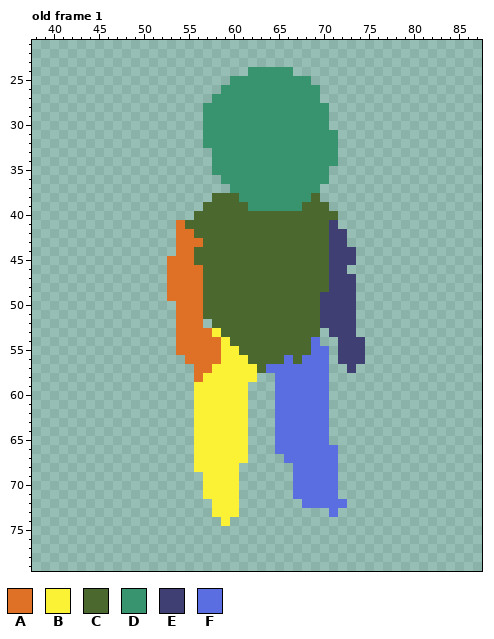
Edited in one commit: pixel-art file (Assets/Assets/Sprites/Aseprite/Player.aseprite). Above: the version before the commit.
128x80 pixels, 1 frame. Shown: old frame 1: x 38..87, y 21..79.
Palette (. is transparent): A #df7126  B #fbf236  C #4b692f  D #37946e  E #3f3f74  F #5b6ee1
Pixels before, old frame 1 (only the part around the change), first column x 38:
21 ................................................
22 ................................................
23 ................................................
24 ........................DDDDD...................
25 ......................DDDDDDDDD.................
26 .....................DDDDDDDDDDD................
27 ....................DDDDDDDDDDDD................
28 ...................DDDDDDDDDDDDDD...............
29 ...................DDDDDDDDDDDDDD...............
30 ...................DDDDDDDDDDDDDD...............
31 ...................DDDDDDDDDDDDDDD..............
32 ...................DDDDDDDDDDDDDDD..............
33 ....................DDDDDDDDDDDDDD..............
34 ....................DDDDDDDDDDDDDD..............
35 ....................DDDDDDDDDDDDD...............
36 .....................DDDDDDDDDDDD...............
37 ......................DDDDDDDDDD................
38 ....................CCCDDDDDDDDC................
39 ...................CCCCCDDDDDDCCC...............
40 ..................CCCCCCCCCCCCCCCC..............
41 ................ACCCCCCCCCCCCCCCCE..............
42 ................AACCCCCCCCCCCCCCCEE.............
43 ................AAACCCCCCCCCCCCCCEE.............
44 ................AACCCCCCCCCCCCCCCEEE............
45 ...............AAACCCCCCCCCCCCCCCEEE............
46 ...............AAAACCCCCCCCCCCCCCEE.............
47 ...............AAAACCCCCCCCCCCCCCEEE............
48 ...............AAAACCCCCCCCCCCCCCEEE............
49 ...............AAAACCCCCCCCCCCCCEEEE............
50 ................AAACCCCCCCCCCCCCEEEE............
51 ................AAACCCCCCCCCCCCCEEEE............
52 ................AAA.CCCCCCCCCCCCEEEE............
53 ................AAAABCCCCCCCCCCC.EEE............
54 ................AAAAABCCCCCCCCCF..EEE...........
55 ................AAAAABBCCCCCCCCFF.EEE...........
56 .................AAAABBBCCCCFCFFF.EEE...........
57 ..................AABBBBBCFFFFFFF..E............
58 ..................ABBBBBB..FFFFFF...............
59 ..................BBBBBB...FFFFFF...............
60 ..................BBBBBB...FFFFFF...............
61 ..................BBBBBB...FFFFFF...............
62 ..................BBBBBB...FFFFFF...............
63 ..................BBBBBB...FFFFFF...............
64 ..................BBBBBB...FFFFFF...............
65 ..................BBBBBB...FFFFFF...............
66 ..................BBBBBB...FFFFFFF..............
67 ..................BBBBBB....FFFFFF..............
68 ..................BBBBB......FFFFF..............
69 ...................BBBB......FFFFF..............
70 ...................BBBB......FFFFF..............
71 ...................BBBB......FFFFF..............
72 ....................BBB.......FFFFF.............
73 ....................BBB..........F..............
74 .....................B..........................
75 ................................................
76 ................................................
77 ................................................
78 ................................................
79 ................................................
The same view after the edit:
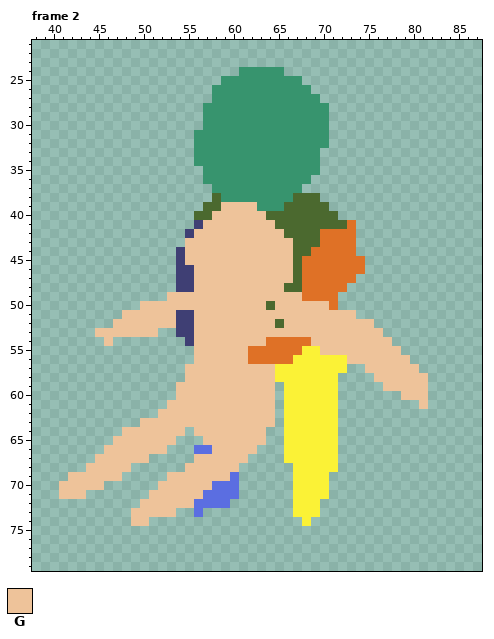
Colours new in this view: G #eec39a
A new or re-ordered frame is compared with the old frame closest to it.
What changed:
frames 1 -> 2
Changed rows in their new state; - is an unchanged pixel.
Frame 2 is new; against old frame 1:
first column x 58:
24 ---D----.---
25 -D--------.-
26 D----------.
first column x 41:
31 ---------------D--------------.----------
32 ---------------D--------------.----------
33 ---------------DD------------..----------
34 ---------------DD------------..----------
35 ----------------D------------.-----------
36 ----------------DD----------..-----------
37 -----------------DD--------..------------
38 ------------------DD------CC-------------
39 ------------------GGGG---CC--------------
40 -----------------GGGGGG------------------
41 -------------..EGGGGGGGG------CCA--------
42 -------------.EGGGGGGGGGG----AAAA--------
43 -------------.GGGGGGGGGGGG---AAAA--------
44 -------------EGGGGGGGGGGGG--AAAAA--------
45 ------------.EGGGGGGGGGGGG-AAAAAAA-------
46 ------------.EEGGGGGGGGGGG-AAAAAAA-------
47 ------------.EEGGGGGGGGGGG-AAAAAA--------
48 ------------.EEGGGGGGGGGG--AAAAA.--------
49 ------------GGGGGGGGGGGGGGGAAAA..--------
50 ---------GGGGGGGGGGGGGG-GGGGGGA..--------
51 -------GGGGGGEEGGGGGGGGGGGGGGGGGG--------
52 ------GGGGGGGEEGGGGGGGGG-GGGGGGGGGG------
53 ----GGGGGGG--EEGGGGGGGGGGGGGGGGGGGGG-----
54 -----G-------.EGGGGGGGGAAAAAGGGGGGGGG----
55 -------------..GGGGGGAAAAAABBGGGGGGGGG---
56 --------------.GGGGGGAAAAABBBBBBGGGGGGG--
57 --------------GGGGGGGGGGBBBBBBBB.-GGGGGG-
58 --------------GGGGGGGGGGBBBBBBB----GGGGGG
59 -------------GGGGGGGGGGG.BBBBBB-----GGGGG
60 -------------GGGGGGGGGGG.BBBBBB-------GGG
61 ------------GGGGGGGGGGGG.BBBBBB---------G
62 -----------GGGGGGGGGGGGG.BBBBBB----------
63 ---------GGGGGGGGGGGGGGG.BBBBBB----------
64 -------GGGGGGG-GGGGGGGG-.BBBBBB----------
65 ------GGGGGGG--.GGGGGGG-.BBBBBB----------
66 -----GGGGGGG---FFGGGGG--.BBBBBB----------
67 ----GGGGGG-----GGGGGG----BBBBBB----------
68 ---GGGGG------GGGGGG------BBBBB----------
69 -GGGGGG-----GGGGGGGF------BBBB.----------
70 GGGGG------GGGGGGFFF------BBBB.----------
71 GGG-------GGGGGGFFFF------BBBB.----------
72 ---------GGGGGGFFFF.------BBB...---------
73 --------GGGGG--F-...------BBB-.----------
74 --------GG--------.--------B-------------
Changed places in both pictures, as pixel boxes (x1, y1, x2, y2):
added: (212, 67, 248, 94)
erased: (284, 67, 320, 94)
changed: (59, 130, 428, 526)
